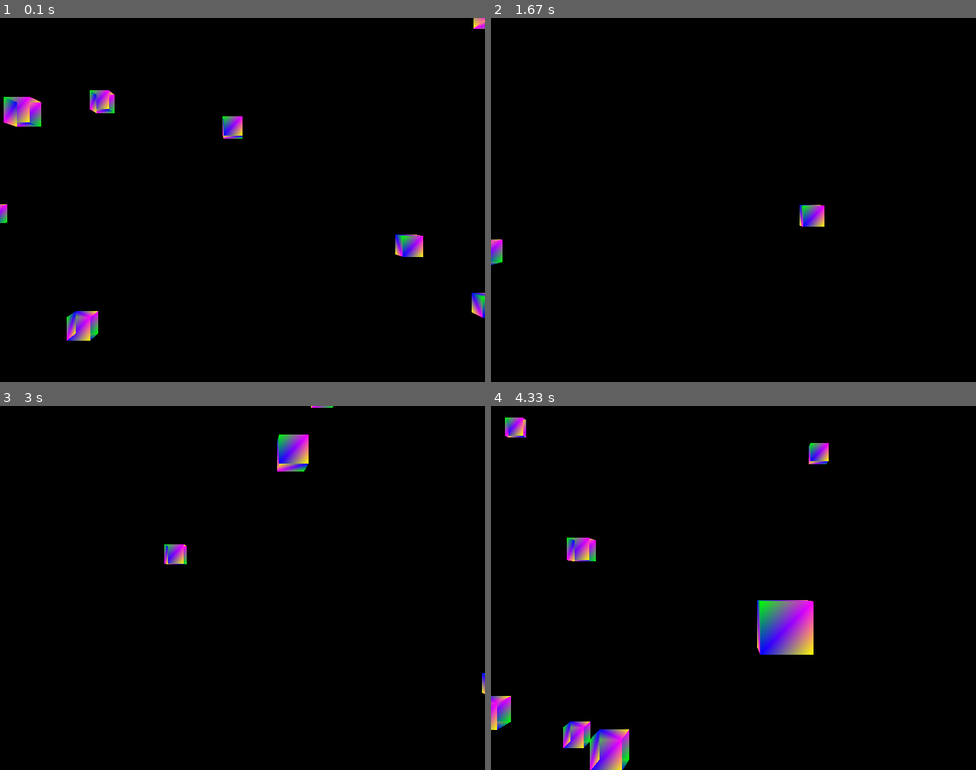
Above: before the commit, frames 1-4 (two rows, left to right).
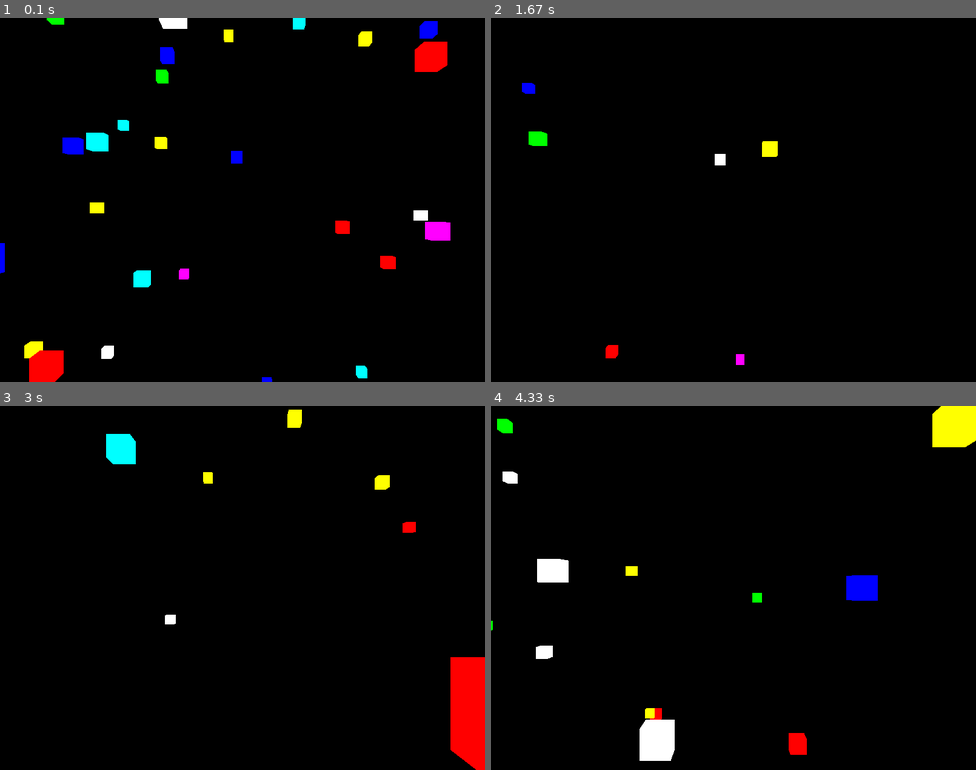
Above: after the commit, the same moments.

Repository: skttSnippet/Flying-boxes-pygame-PyOpenGL-
Game: pygame game, started from opengl_pygame.py
Two runs of this game, one before a commit and one after it. Both use one fixed random seed, a clock stepped at 60 frames per second and the inputs below.
Inputs:
- Up to frame 1 (0.1 s): no input
- Up to frame 2 (1.67 s): hold Right 0.33-0.8 s; hold Up 0.83-1.3 s; hold Right from 1.33 s (still down)
- Up to frame 3 (3 s): release Right at 1.8 s; hold Left 1.83-2.37 s; hold Down 2.4-2.87 s; hold Left from 2.9 s (still down)
- Up to frame 4 (4.33 s): release Left at 3.37 s; hold Up 3.4-3.87 s; hold Right from 3.9 s (still down)

The runs differ from the first frame. In frame 1, 6.3% of the frame differs, in the area x 0-100%, y 0-100%; in frame 2, 1.0%; in frame 3, 3.9%; in frame 4, 7.6%.

Commit message:
Update opengl_pygame.py

Diff:
--- a/opengl_pygame.py
+++ b/opengl_pygame.py
@@ -4,6 +4,7 @@
 '''
 #########################################################################################
 
+
 import random
 
 import pygame
@@ -14,58 +15,67 @@
 
 
 box_len = 2
-#number stands for coordinates
-vertices  = (
-        ( box_len,-box_len,-box_len),
-        ( box_len, box_len,-box_len),
-        (-box_len, box_len,-box_len),
-        (-box_len,-box_len,-box_len),
-        ( box_len,-box_len, box_len),
-        ( box_len, box_len, box_len),
-        (-box_len, box_len, box_len),
-        (-box_len,-box_len, box_len),
-            )
-
-#number stands for index in tuple  vertices
+# number stands for coordinates
+vertices = (
+    (box_len, -box_len, -box_len),
+    (box_len, box_len, -box_len),
+    (-box_len, box_len, -box_len),
+    (-box_len, -box_len, -box_len),
+    (box_len, -box_len, box_len),
+    (box_len, box_len, box_len),
+    (-box_len, box_len, box_len),
+    (-box_len, -box_len, box_len),
+)
+
+# number stands for index in tuple  vertices
 edges = (
-        (0,1),
-        (0,3),
-        (0,4),
-        (2,1),
-        (2,3),
-        (2,6),
-        (5,1),
-        (5,4),
-        (5,6),
-        (7,3),
-        (7,4),
-        (7,6),
-        )
-
-#numbers stands for index in tuple  vertices
+        (0, 1),
+        (0, 3),
+        (0, 4),
+        (2, 1),
+        (2, 3),
+        (2, 6),
+        (5, 1),
+        (5, 4),
+        (5, 6),
+        (7, 3),
+        (7, 4),
+        (7, 6),
+)
+
+# numbers stands for index in tuple  vertices
 surfaces = (
-        (0,1,5,4),
-        (0,3,2,1),
-        (0,4,7,3),
-        (6,2,1,5),
-        (6,7,4,5),
-        (6,2,3,7),
-           )
-
-colors = (
-        (1,0,0),
-        (0,1,0),
-        (0,0,1),
-        (1,1,0),
-        (1,0,1),
-        (0,1,1),
-        (1,0,0),
-        (0,1,0),
-        (0,0,1),
-        (1,1,0),
-        (1,0,1),
-        (0,1,1),
-        )
+    (0, 1, 5, 4),
+    (0, 3, 2, 1),
+    (0, 4, 7, 3),
+    (6, 2, 1, 5),
+    (6, 7, 4, 5),
+    (6, 2, 3, 7),
+)
+
+
+def ranColor():
+
+    rgbl = [random.randint(0, 1), random.randint(0, 1), random.randint(0, 1)]
+    while rgbl[0] == 0 and rgbl[1] == 0 and rgbl[2] == 0:
+        rgbl = [random.randint(0, 1), random.randint(
+            0, 1), random.randint(0, 1)]
+
+    colors = (
+        tuple(rgbl),
+        tuple(rgbl),
+        tuple(rgbl),
+        tuple(rgbl),
+        tuple(rgbl),
+        tuple(rgbl),
+        tuple(rgbl),
+        tuple(rgbl),
+        tuple(rgbl),
+        tuple(rgbl),
+        tuple(rgbl),
+        tuple(rgbl),
+    )
+    return colors
 
 # # create a ground if needed
 # ground_vertices = (
@@ -82,17 +92,16 @@
 #     glEnd()
 
 
-
 #
 def setVertices(max_distance, min_distance=-20, camera_x=0, camera_y=0):
     ''''''
 
-    camera_x = -1*int(camera_x)
-    camera_y = -1*int(camera_y)
-
-    x_value_change = random.randrange(camera_x-75,camera_x+75)
-    y_value_change = random.randrange(camera_y-75,camera_y+75)
-    z_value_change = random.randrange(-1*max_distance, min_distance)
+    camera_x = -1 * int(camera_x)
+    camera_y = -1 * int(camera_y)
+
+    x_value_change = random.randrange(camera_x - 75, camera_x + 75)
+    y_value_change = random.randrange(camera_y - 75, camera_y + 75)
+    z_value_change = random.randrange(-1 * max_distance, min_distance)
 
     new_vertices = []
 
@@ -112,7 +121,9 @@
     return new_vertices
 
 #
-def cube(vertices):
+
+
+def cube(vertices, colors):
     ''''''
 #    glBegin(GL_LINES)
 #    for edge in edges:
@@ -122,47 +133,47 @@
 
     glBegin(GL_QUADS)
 
-
     for surface in surfaces:
         x = 0
         for vertex in surface:
-            x+=1
-            glColor3fv( colors[x] )
-            glVertex3fv( vertices[vertex] )
+            x += 1
+            glColor3fv(colors[x])
+            glVertex3fv(vertices[vertex])
     glEnd()
 
 
 def main():
     ''''''
     pygame.init()
-    display = (800,600)
-    #need to specify OpenGL for pygame to show display
-    pygame.display.set_mode(display, DOUBLEBUF|OPENGL)
-
-    max_distance = 100
-
-    #set (field of view, aspect ratio, near clipping plane, far clipping plane)
-    gluPerspective(45, (display[0]/display[1]), 0.1, max_distance )
-
-    glTranslatef(0,0,-40)
+    display = (800, 600)
+    # need to specify OpenGL for pygame to show display
+    pygame.display.set_mode(display, DOUBLEBUF | OPENGL)
+
+    max_distance = 200
+
+    # set (field of view, aspect ratio, near clipping plane, far clipping plane)
+    gluPerspective(45, (display[0] / display[1]), 0.1, max_distance)
+
+    glTranslatef(0, 0, -40)
 
 #    object_passed = False
 
     x_move = 0
     y_move = 0
 
-    #current x and current y
+    # current x and current y
     cur_x = 0
     cur_y = 0
 
-    #speed at which boxes flying towards player camera
+    # speed at which boxes flying towards player camera
     game_speed = 2
     direction_speed = 2
 
     cube_dict = {}
-
-    #populate 75 cubes with random coordinates generated by setVertices func
+    colorList = []
+    # populate 75 cubes with random coordinates generated by setVertices func
     for x in range(50):
+        colorList.append(ranColor())
         cube_dict[x] = setVertices(max_distance)
 
     while True:
@@ -175,18 +186,17 @@
                 if event.key == pygame.K_LEFT:
                     x_move = direction_speed
                 if event.key == pygame.K_RIGHT:
-                    x_move = direction_speed*-1
+                    x_move = direction_speed * -1
 
                 if event.key == pygame.K_UP:
-                    y_move = direction_speed*-1
+                    y_move = direction_speed * -1
                 if event.key == pygame.K_DOWN:
                     y_move = direction_speed
-
 
             if event.type == pygame.KEYUP:
                 if event.key == pygame.K_LEFT or event.key == pygame.K_RIGHT:
                     x_move = 0
-                if event.key == pygame.K_UP   or event.key == pygame.K_DOWN:
+                if event.key == pygame.K_UP or event.key == pygame.K_DOWN:
                     y_move = 0
 
 #             if event.type == pygame.MOUSEBUTTONDOWN:
@@ -196,9 +206,8 @@
 #                if event.button == 5:
 #                    glTranslatef(0,0,-0.1)
 
-
         #(angle degree, axisX ,axisY, axisZ)
-        #axisXYZ defines a vector that object roatate around at angle degree
+        # axisXYZ defines a vector that object roatate around at angle degree
 #        glRotatef(1, 1, 1, 1)
 
         x = glGetDoublev(GL_MODELVIEW_MATRIX)
@@ -211,25 +220,25 @@
         cur_x += x_move
         cur_y += y_move
 
-        #clear the frame between frames to draw a new frame
-        glClear(GL_COLOR_BUFFER_BIT|GL_DEPTH_BUFFER_BIT)
+        # clear the frame between frames to draw a new frame
+        glClear(GL_COLOR_BUFFER_BIT | GL_DEPTH_BUFFER_BIT)
 
         glTranslatef(x_move, y_move, game_speed)
 
 #        ground()
 
-        #pass every element in cube_dict in cube func
-        for each_cube in cube_dict:
-            cube(cube_dict[each_cube])
-
+        # pass every element in cube_dict in cube func
+        for i, each_cube in enumerate(cube_dict):
+            cube(cube_dict[each_cube], colorList[i])
 
         for each_cube in cube_dict:
             if camera_z <= cube_dict[each_cube][0][2]:
-#                print ("passed a cube")
-                new_max = int(-1*( camera_z - (max_distance*2) ))
+                #                print ("passed a cube")
+                new_max = int(-1 * (camera_z - (max_distance * 2)))
 
                 cube_dict[each_cube] = \
-                setVertices(new_max, int(camera_z-max_distance), cur_x, cur_y)
+                    setVertices(new_max, int(
+                        camera_z - max_distance), cur_x, cur_y)
 
 
 #        pygame.display.update() # doesn't work, use .flip() instead
